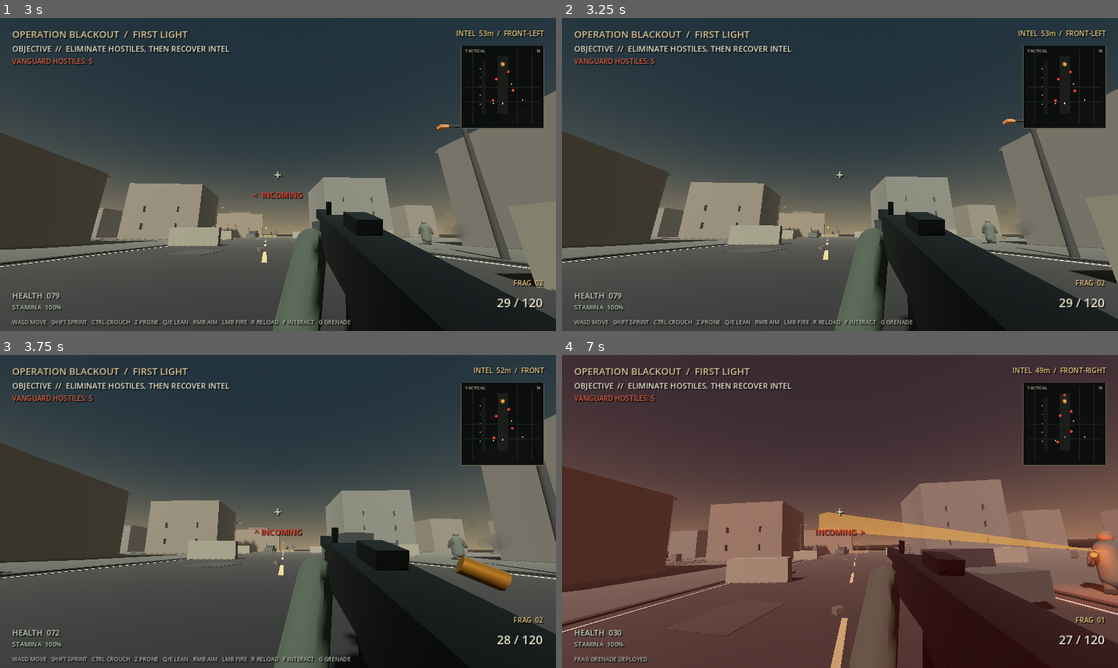
Above: before the commit, frames 1-4 (two rows, left to right).
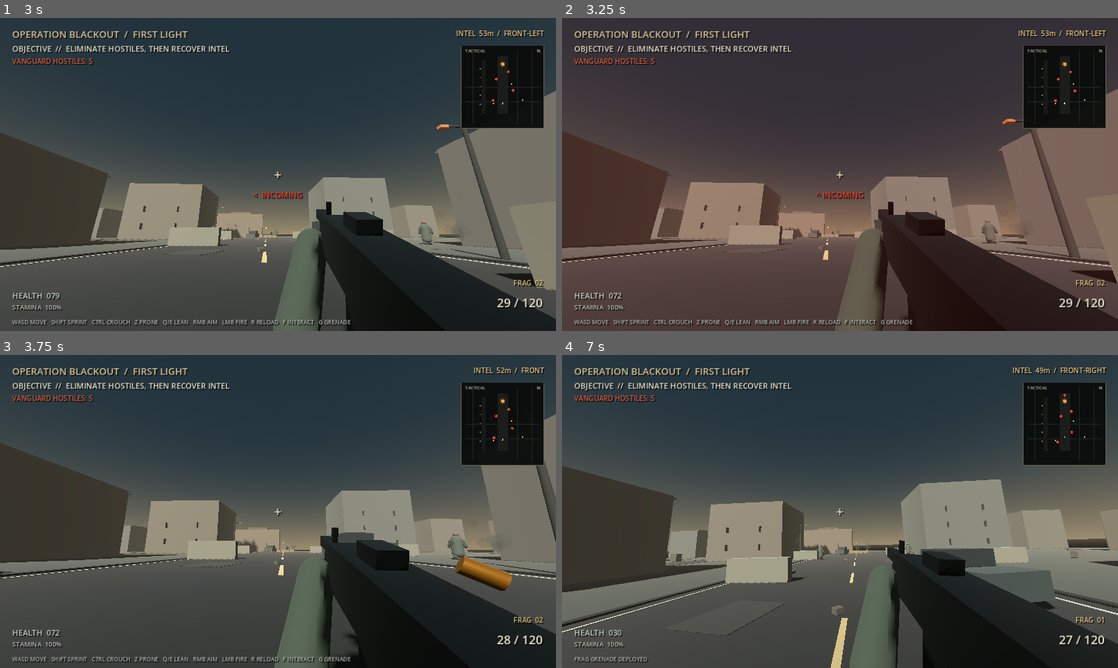
Above: after the commit, the same moments.

Repository: Liladizilla/operation-blackout
Game: Godot game, scene res://scenes/main.tscn
The game is run twice, just before and just after one commit, with the same random seed, the same clock (stepped at 60 frames per second) and the same inputs.
Inputs (mouse positions are in pixels of both pictures, inside the frame that each line leads up to):
- Up to frame 1 (3 s): click "DEPLOY / BEGIN OPERATION" at 0.5 s; tap Enter at 1.25 s; move the mouse to (305, 174) at 1.27 s; hold W (move_forward) from 1.28 s (still down); tap Ctrl (crouch) at 1.35 s; click (305, 174) at 1.42 s; tap Space (jump) at 1.52, 2.27 s; move the mouse to (250, 174) at 2.02 s; tap F (interact) at 2.1 s; move the mouse to (289, 168) at 2.77 s; tap Z (prone) at 2.85 s
- Up to frame 2 (3.25 s): keep holding W (move_forward)
- Up to frame 3 (3.75 s): keep holding W (move_forward); move the mouse to (272, 517) at 3.52 s; tap Shift (sprint) at 3.6 s; click (272, 517) at 3.67 s
- Up to frame 4 (7 s): tap Space (jump) at 3.77, 4.52, 5.27, 6.77 s; move the mouse to (878, 514) at 4.27 s; tap G (throw_grenade) at 4.35 s; move the mouse to (795, 508) at 5.02 s; tap Enter at 5.1 s; move the mouse to (845, 511) at 5.77 s; tap Ctrl (crouch) at 5.85 s; click (845, 511) at 5.92 s; move the mouse to (817, 505) at 6.52 s; release W (move_forward) at 6.53 s; hold E (lean_right) from 6.53 s (still down); tap F (interact) at 6.6 s

Frame 1 is identical in both runs. In frame 2, 0.2% of the frame differs, in the area x 0-99%, y 55-90%; in frame 3, 0.1%; in frame 4, 34%, in the area x 0-100%, y 0-100%.

Commit message:
Spread squad cover choices and tune role firing cadence

Diff:
--- a/scripts/enemy.gd
+++ b/scripts/enemy.gd
@@ -168,6 +168,17 @@
             return Vector2(9.0, 15.0)
         _:
             return Vector2(5.5, 13.0)
+
+func _combat_fire_interval_scale() -> float:
+    match combat_role:
+        "SUPPORT":
+            return 1.2
+        "FLANKER":
+            return 0.86
+        "ASSAULT":
+            return 0.92
+        _:
+            return 1.0
 
 func set_difficulty(value: String) -> void:
     difficulty = value.strip_edges().to_upper()
@@ -375,7 +386,7 @@
                 target_dir = Vector3(-to_player.z, 0.0, to_player.x).normalized() * strafe_sign * 0.42
         look_at(Vector3(player.global_position.x, global_position.y, player.global_position.z), Vector3.UP)
         if distance_to_player < maxf(10.0, detection_range - 5.0) and fire_timer <= 0:
-            fire_timer = randf_range(fire_interval_min, fire_interval_max)
+            fire_timer = randf_range(fire_interval_min, fire_interval_max) * _combat_fire_interval_scale()
             _try_shoot_player()
     elif state == "REPOSITION":
         var to_cover := cover_goal - global_position
@@ -620,6 +631,26 @@
             best = candidate
     return best
 
+func _cover_ally_spacing_penalty(candidate: Vector3) -> float:
+    var penalty := 0.0
+    for node in get_tree().get_nodes_in_group("enemies"):
+        if node == self or not is_instance_valid(node) or not node is Node3D:
+            continue
+        var ally := node as Node3D
+        if float(ally.get("health")) <= 0.0:
+            continue
+        var ally_state := str(ally.get("state"))
+        var ally_cover_timer := float(ally.get("cover_timer"))
+        var ally_cover_goal: Vector3 = ally.get("cover_goal")
+        if ally_state == "REPOSITION" and ally_cover_timer > 0.0 and ally_cover_goal != Vector3.ZERO:
+            var goal_distance := candidate.distance_to(ally_cover_goal)
+            if goal_distance < 4.0:
+                penalty += (4.0 - goal_distance) * 2.5
+        var body_distance := candidate.distance_to(ally.global_position)
+        if body_distance < 2.6:
+            penalty += (2.6 - body_distance) * 1.2
+    return penalty
+
 func _choose_cover(threat_position: Vector3) -> Vector3:
     # Candidate positions sit near concrete barriers and wreckage in the arena.
     # Stand beside cover rather than targeting the solid center of each obstacle.
@@ -645,6 +676,7 @@
         var away: Vector3 = candidate - threat_position
         away.y = 0.0
         var score: float = away.length() * 0.65 - flat.length() * 0.55 + randf_range(-0.6, 0.6)
+        score -= _cover_ally_spacing_penalty(candidate)
         # Avoid cycling straight back to the last position when other cover is available.
         if has_last_cover_goal and candidate.distance_to(last_cover_goal) < 4.5:
             score -= 12.0
